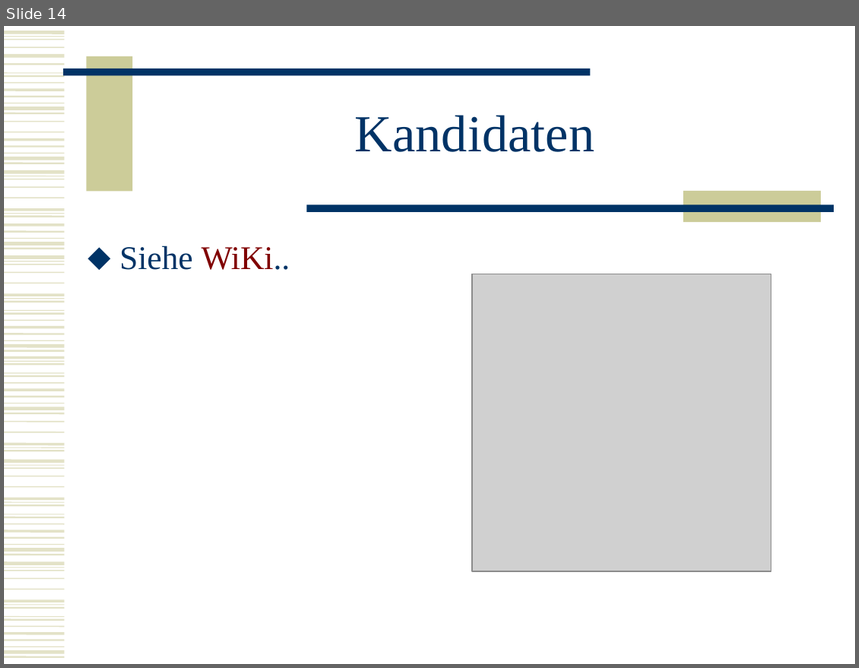
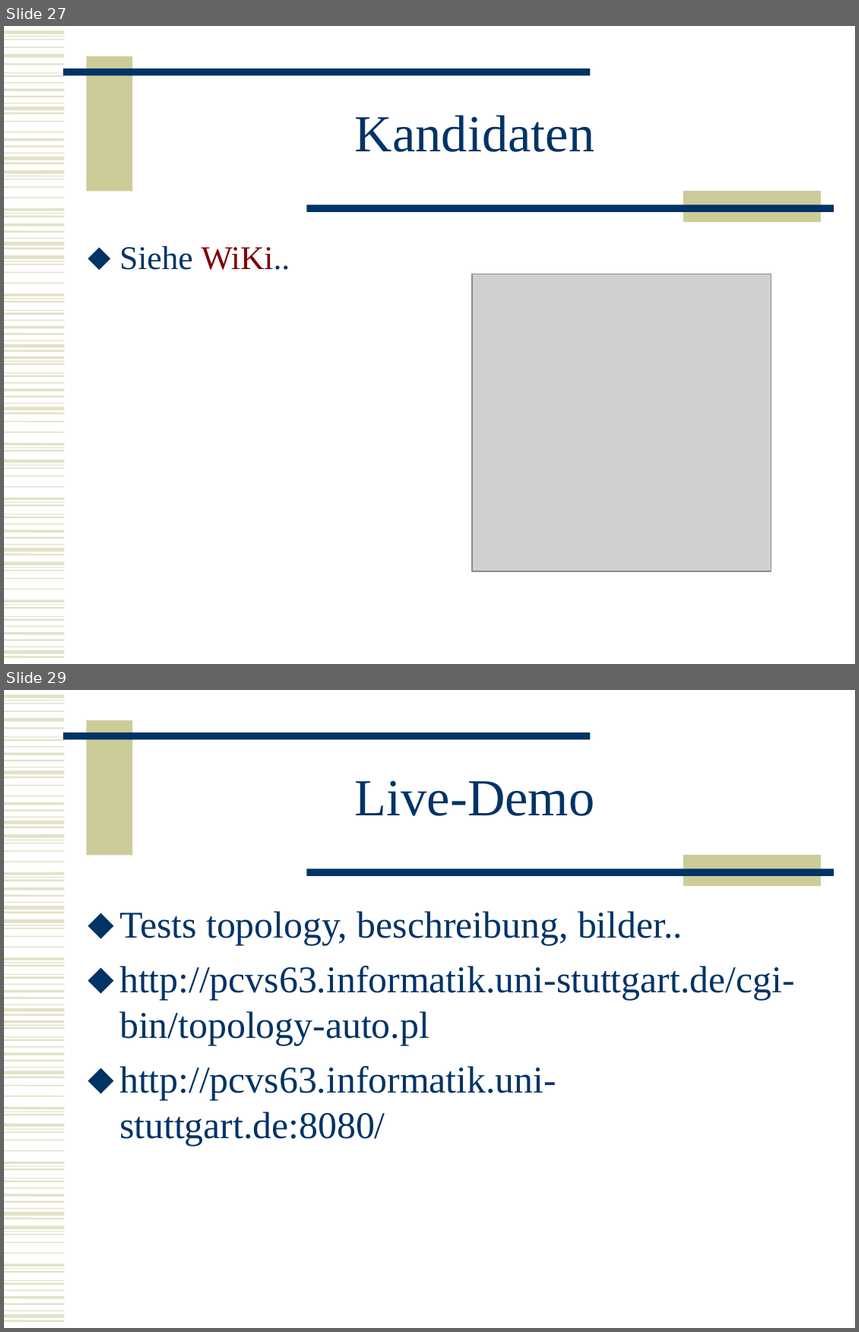
Before and after one commit to BackupTheBerlios/mesh2nexus-svn, a slide deck: documents/folien/MeshNew.ppt. Shown one above the other, each under a label of ours: slide 14 before the commit, slides 27 and 29 after it; the slides between them are not shown. The pictures are 859x668 and 859x1332 pixels, drawn with LibreOffice and Linux fonts; fonts in the diff are those of the drawing; grey boxes stand for pictures. Boxes give left, top, right and bottom in pixels: in the first picture for what was removed or moved away, otherwise in the second. Text is boxed around its words. In the diff, an @@ line names an element or a change of style, - is before the commit and + after.

```diff
--- a/documents/folien/MeshNew.ppt
+++ b/documents/folien/MeshNew.ppt
@@ slide 29 added at [4,690,855,1328], background #FFFFFF; not listed: 102 template elements that a slide beside it also shows @@
@@ title added at [355,780,595,816], 44 pt, text #003366 @@
+Live-Demo
@@ text added at [120,911,794,1146], 32 pt, text #003366 @@
+⬥ Tests topology, beschreibung, bilder..
+⬥ http://pcvs63.informatik.uni-stuttgart.de/cgi-bin/topology-auto.pl
+⬥ http://pcvs63.informatik.uni-stuttgart.de:8080/
@@ what was slide 14 is now slide 27 @@
```
Also in this commit, not shown: 1 slide changed, 15 other slides added, 1 slide removed.
